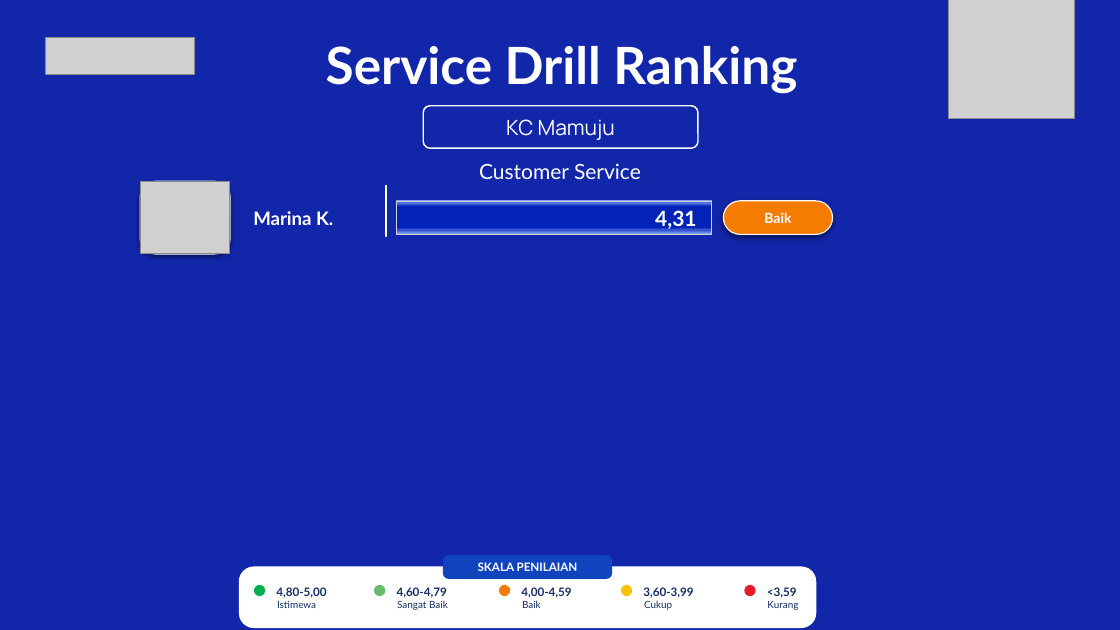
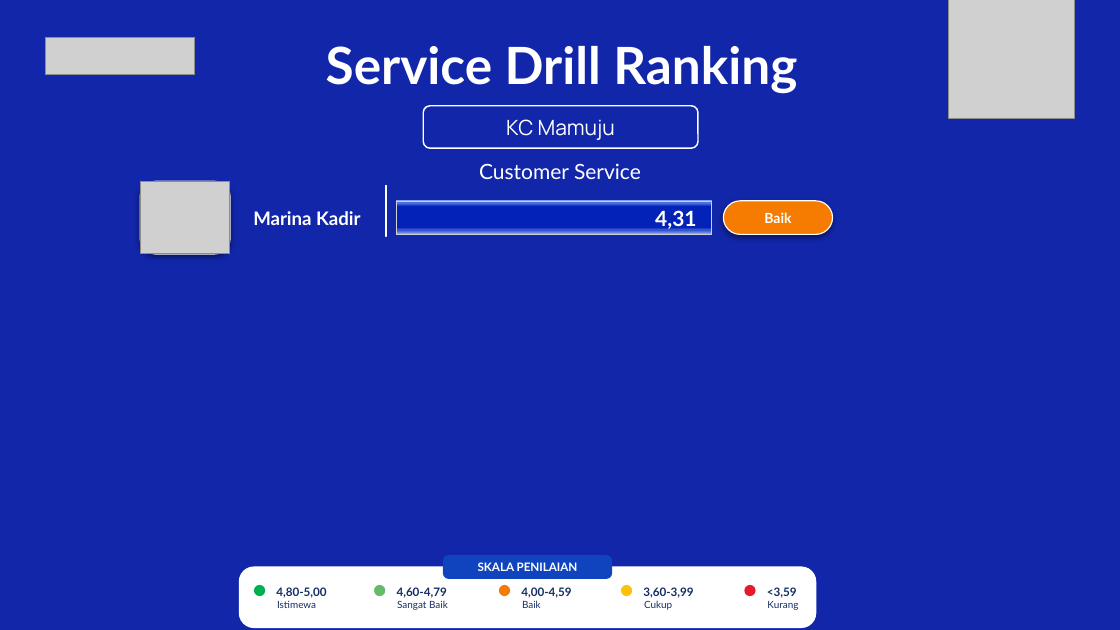
Before and after one commit to hengkiyudijanto/btn-sip, a slide deck: slide 2 of uji-jarak.pptx. Drawn at 1120x630 pixels with LibreOffice and Linux fonts; fonts in the diff are those of the drawing; grey boxes stand for pictures; background and template pictures are left out. Boxes give left, top, right and bottom in pixels: in the first picture for what was removed or moved away, otherwise in the second. Text is boxed around its words. In the diff, an @@ line names an element or a change of style, - is before the commit and + after.

```diff
--- a/uji-jarak.pptx
+++ b/uji-jarak.pptx
@@ text at (253,211,360,225): text changed @@
-Marina K.
+Marina Kadir
```
Also in this commit, not shown: 1 other slide changed, 7 other files.
